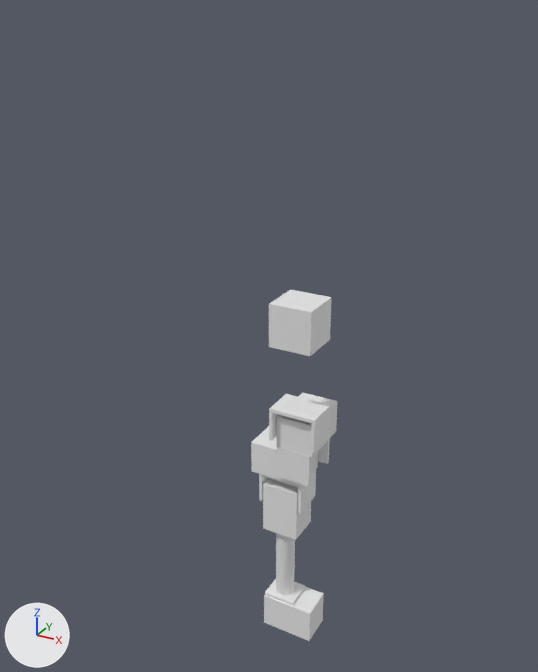
The Blender file neck.blend, before and after one commit.
Camera for both pictures: a 50 mm lens placed at (0.339, -0.639, 0.735), pointed at (-0.023, 0.018, 0.406). The lights are fixed; the arrows at lower left show +X, +Y and +Z.

The first picture shows 'Cube', 'NeckDM0', 'NeckDM0Bracket', 'NeckDM1', 'NeckDM2', 'NeckDM2Bracket', 'NeckDM3', 'NeckDM3Bracket'.
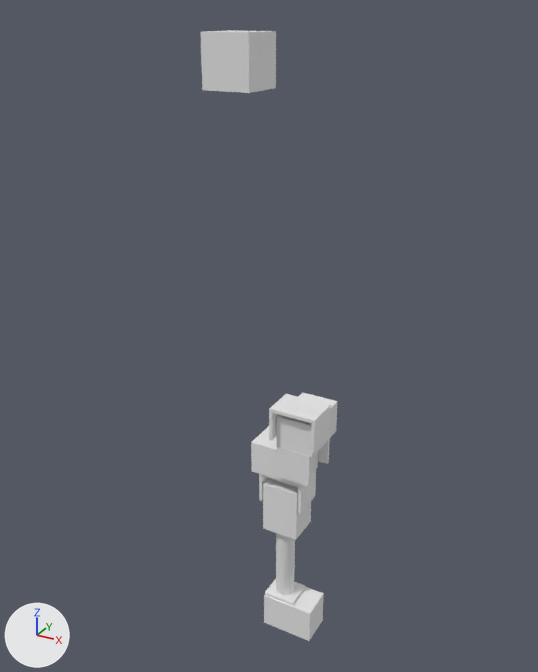
Commit message: Basic constraint functionality works now

The change in detail:
Object 'Cube' (ob_cube) moves from (0.017, 0.013, 0.433) to (-0.028, -0.028, 0.692).

Pixel boxes [x1, y1, x2, y2] of what changed, in the pictures (538 x 672 px):
'Cube', moved: before [269, 290, 332, 356]; after [200, 30, 276, 93]
